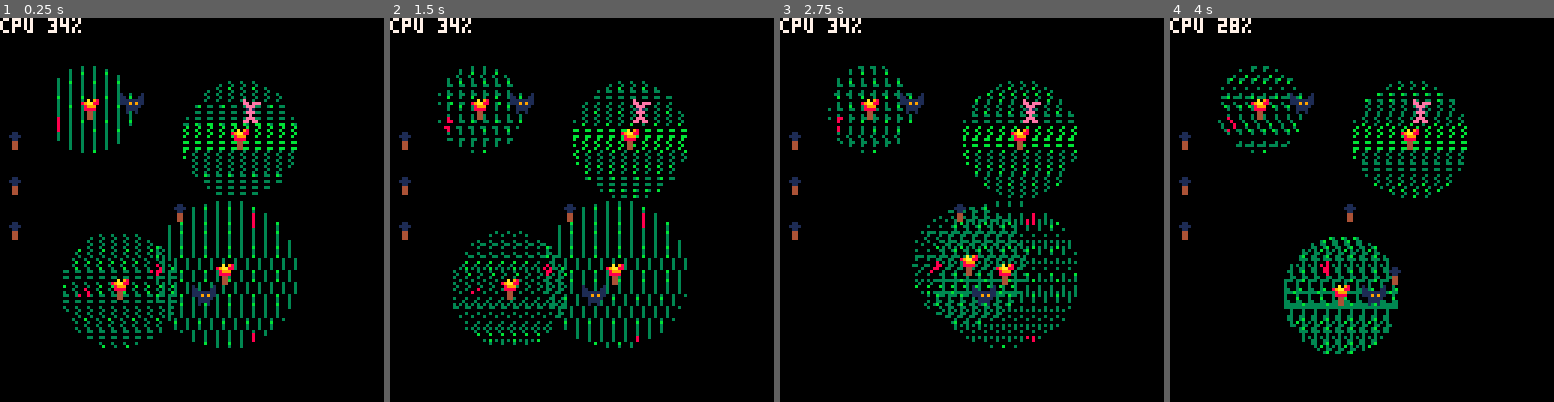
Above: before the commit, frames 1-4 (left to right).
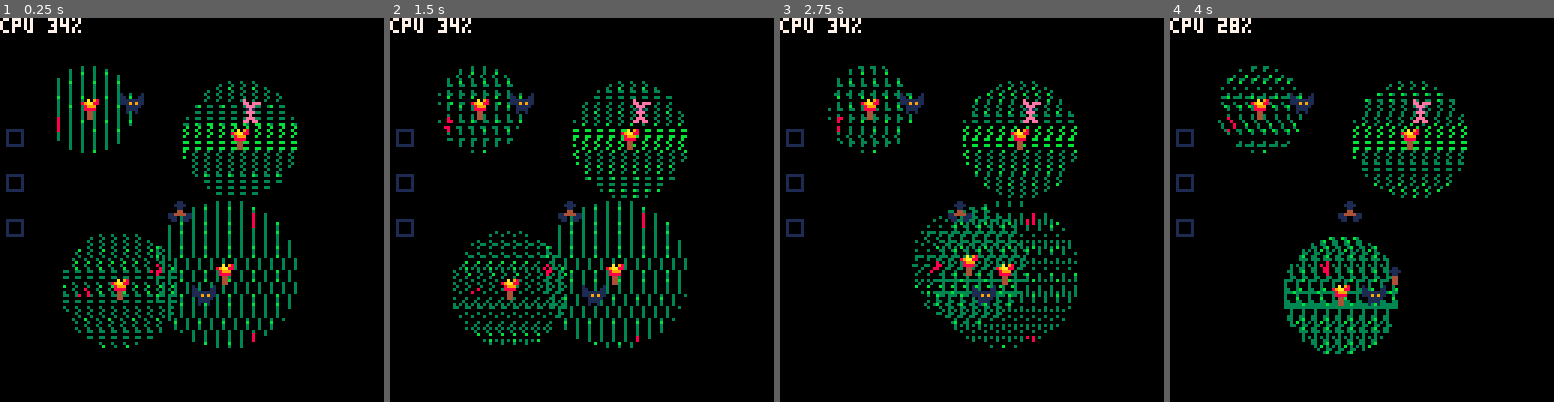
Above: after the commit, the same moments.

Repository: Cuttleshock/PICO-8-recipes
Game: PICO-8 cartridge light.p8
Two runs of this game, one before a commit and one after it. Both use one fixed random seed, a clock stepped at 60 frames per second and the inputs below.
Inputs:
- Up to frame 1 (0.25 s): no input
- Up to frame 2 (1.5 s): tap X (X key) at 0.33, 1.07 s
- Up to frame 3 (2.75 s): hold Right 1.6-2.1 s; tap X (X key) at 1.85 s; hold Up 2.15-2.42 s; hold Right from 2.47 s (still down)
- Up to frame 4 (4 s): tap X (X key) at 2.97 s; release Right at 3.03 s; hold Left 3.08-3.58 s; hold Down 3.63-3.97 s

The runs differ from the first frame. In frame 1, 0.8% of the frame differs, in the area x 1-50%, y 28-58%; in frame 2, 0.8%; in frame 3, 0.8%; in frame 4, 0.8%.

Commit message:
Add 'box' and 'chandelier' sprites for no-light/big torches respectively

Diff:
--- a/light.p8
+++ b/light.p8
@@ -146,10 +146,13 @@
 
 function draw_torches()
 	for t in all(torches) do
+		local spr_n=33
+		if (t.r==0) spr_n=35
+		if (t.r>=64) spr_n=37
 		if t.bitfield==TORCH_OFF then
-			spr(33,t.x-4,t.y-4)
+			spr(spr_n,t.x-4,t.y-4)
 		else
-			spr(34,t.x-4,t.y-4)
+			spr(spr_n+1,t.x-4,t.y-4)
 		end
 	end
 end
@@ -321,14 +324,14 @@
 00000000000e00000011111000000000000000000000000000000000000000000000000000000000000000000000000000000000000000000000000000000000
 0000000000eee0000011110000000000000000000000000000000000000000000000000000000000000000000000000000000000000000000000000000000000
 000000000ee0ee000010010000000000000000000000000000000000000000000000000000000000000000000000000000000000000000000000000000000000
-00000000000000000000000000000000000000000000000000000000000000000000000000000000000000000000000000000000000000000000000000000000
-0000000000000000000a098000000000000000000000000000000000000000000000000000000000000000000000000000000000000000000000000000000000
-0000000000011000089aa88000000000000000000000000000000000000000000000000000000000000000000000000000000000000000000000000000000000
-00000000001111000089990000000000000000000000000000000000000000000000000000000000000000000000000000000000000000000000000000000000
-00000000000110000088880000000000000000000000000000000000000000000000000000000000000000000000000000000000000000000000000000000000
-00000000000440000004400000000000000000000000000000000000000000000000000000000000000000000000000000000000000000000000000000000000
-00000000000440000004400000000000000000000000000000000000000000000000000000000000000000000000000000000000000000000000000000000000
-00000000000440000004400000000000000000000000000000000000000000000000000000000000000000000000000000000000000000000000000000000000
+0000000000000000000000000000000000000000000000000890a980000000000000000000000000000000000000000000000000000000000000000000000000
+0000000000000000000a0980011111100111111000011000089aa980000000000000000000000000000000000000000000000000000000000000000000000000
+0000000000011000089aa88001000010010800100011110000888800000000000000000000000000000000000000000000000000000000000000000000000000
+00000000001111000089990001000010018998100001100000088000000000000000000000000000000000000000000000000000000000000000000000000000
+00000000000110000088880001000010018998100004400000044008000000000000000000000000000000000000000000000000000000000000000000000000
+00000000000440000004400001000010010888101144441188444488000000000000000000000000000000000000000000000000000000000000000000000000
+000000000004400000044000011111100111111011100111a9800899000000000000000000000000000000000000000000000000000000000000000000000000
+0000000000044000000440000000000000000000011001100a8089a0000000000000000000000000000000000000000000000000000000000000000000000000
 __map__
 0505050505050505050505050505050500000000000000000000000000000000000000000000000000000000000000000000000000000000000000000000000000000000000000000000000000000000000000000000000000000000000000000000000000000000000000000000000000000000000000000000000000000000
 0202020202020202020202020202020200000000000000000000000000000000000000000000000000000000000000000000000000000000000000000000000000000000000000000000000000000000000000000000000000000000000000000000000000000000000000000000000000000000000000000000000000000000
